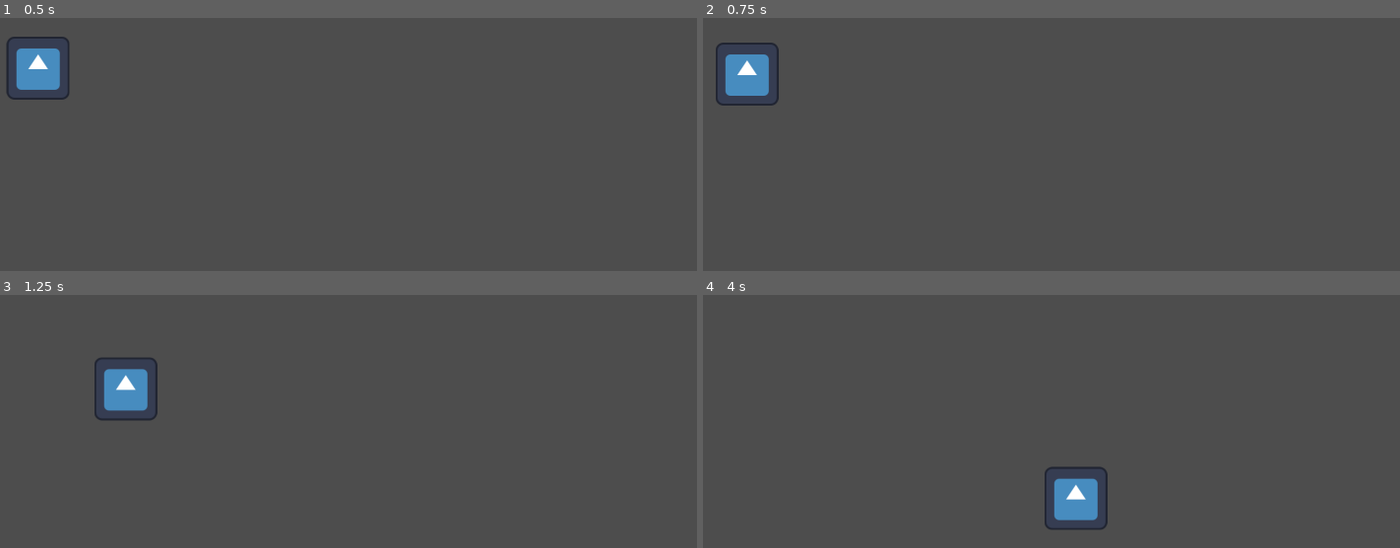
Above: before the commit, frames 1-4 (two rows, left to right).
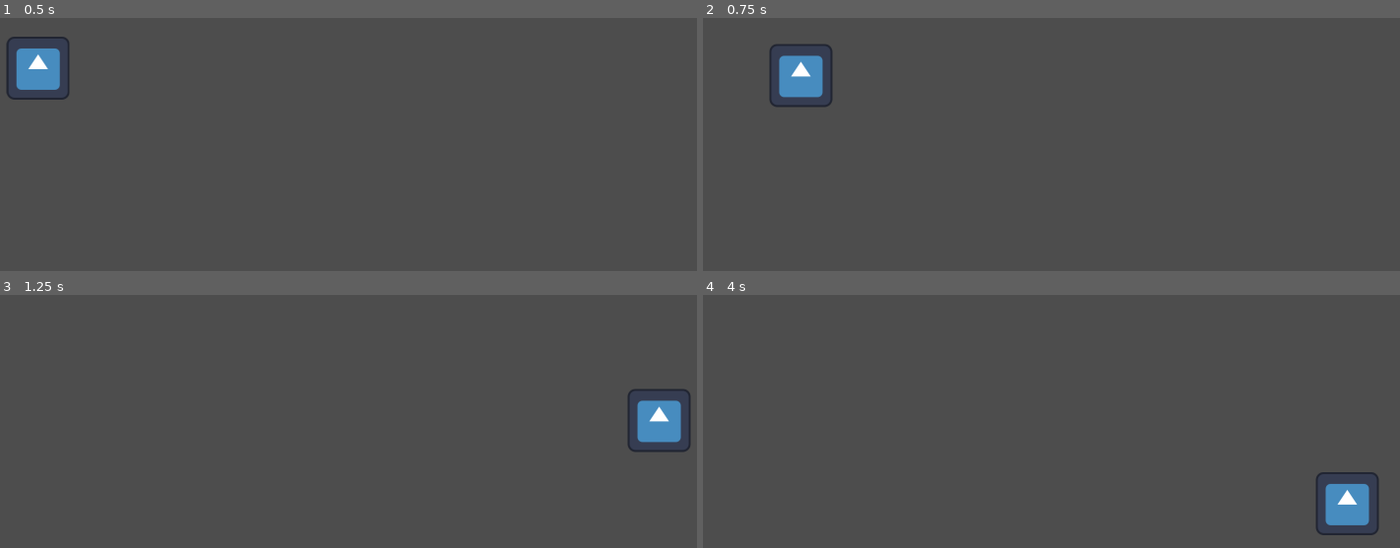
Above: after the commit, the same moments.

Repository: Mohamedyk10/inoxxtag-unclimb
Game: Godot game, scene res://main.tscn
Two runs of this game, one before a commit and one after it. Both use one fixed random seed, a clock stepped at 60 frames per second and the inputs below. The engine's default icon, where the game draws it, is replaced by a stand-in: a white triangle on a blue panel in a dark square.
Inputs:
- Up to frame 1 (0.5 s): no input
- Up to frame 2 (0.75 s): hold Right (RIGHT) from 0.53 s (still down)
- Up to frame 3 (1.25 s): keep holding Right (RIGHT); tap Space (JUMP) at 0.77 s
- Up to frame 4 (4 s): tap Space (JUMP) at 1.52, 3.02, 3.77 s; release Right (RIGHT) at 2.03 s; hold Left (LEFT) 2.03-2.78 s; hold Right (RIGHT) from 2.78 s (still down)

Frame 1 is identical in both runs. In frame 2, 2.6% of the frame differs, in the area x 1-19%, y 9-36%; in frame 3, 2.7%; in frame 4, 2.7%, in the area x 49-97%, y 68-95%.

Commit message:
Ajout gitignore & gitattributes

Diff:
--- a/inoxtag-unclimb/montagne.tscn
+++ b/inoxtag-unclimb/montagne.tscn
@@ -4,4 +4,4 @@
 position = Vector2(-1, -1)
 
 [node name="CollisionPolygon2D" type="CollisionPolygon2D" parent="."]
-polygon = PackedVector2Array(-500, -500, 500, 500, 2000, 500, -1000, 1000)
+polygon = PackedVector2Array(-500, -500, 500, 500, 1514, 496, 1589, 76, 691, 82, 616, -104, 2056, -199, 2000, 500, -1000, 1000)
--- a/inoxtag-unclimb/player.gd
+++ b/inoxtag-unclimb/player.gd
@@ -1,6 +1,6 @@
 extends RigidBody2D
 
-@export var impulse_strenght = 1_000
+@export var impulse_strenght = 10_000
 @export var jump_impulse_strenght = 5_000
 
 const JUMP_MAX_NB_FRAMES = 10
Not shown, added: .gitattributes
Not shown, added: .gitignore
